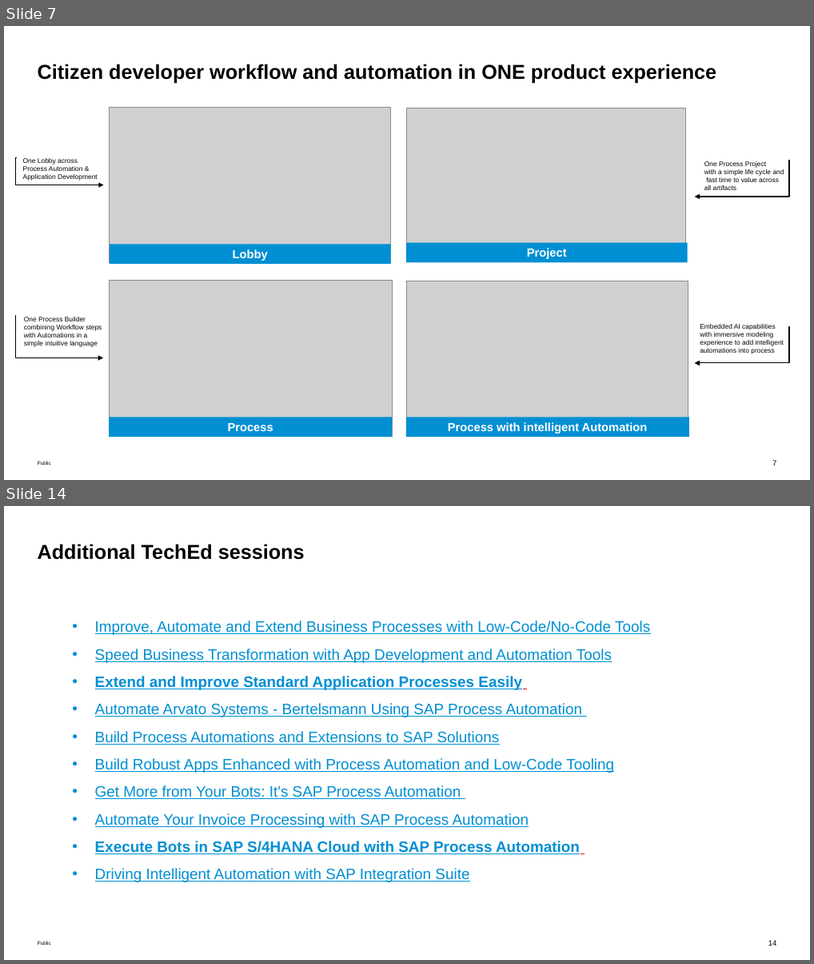
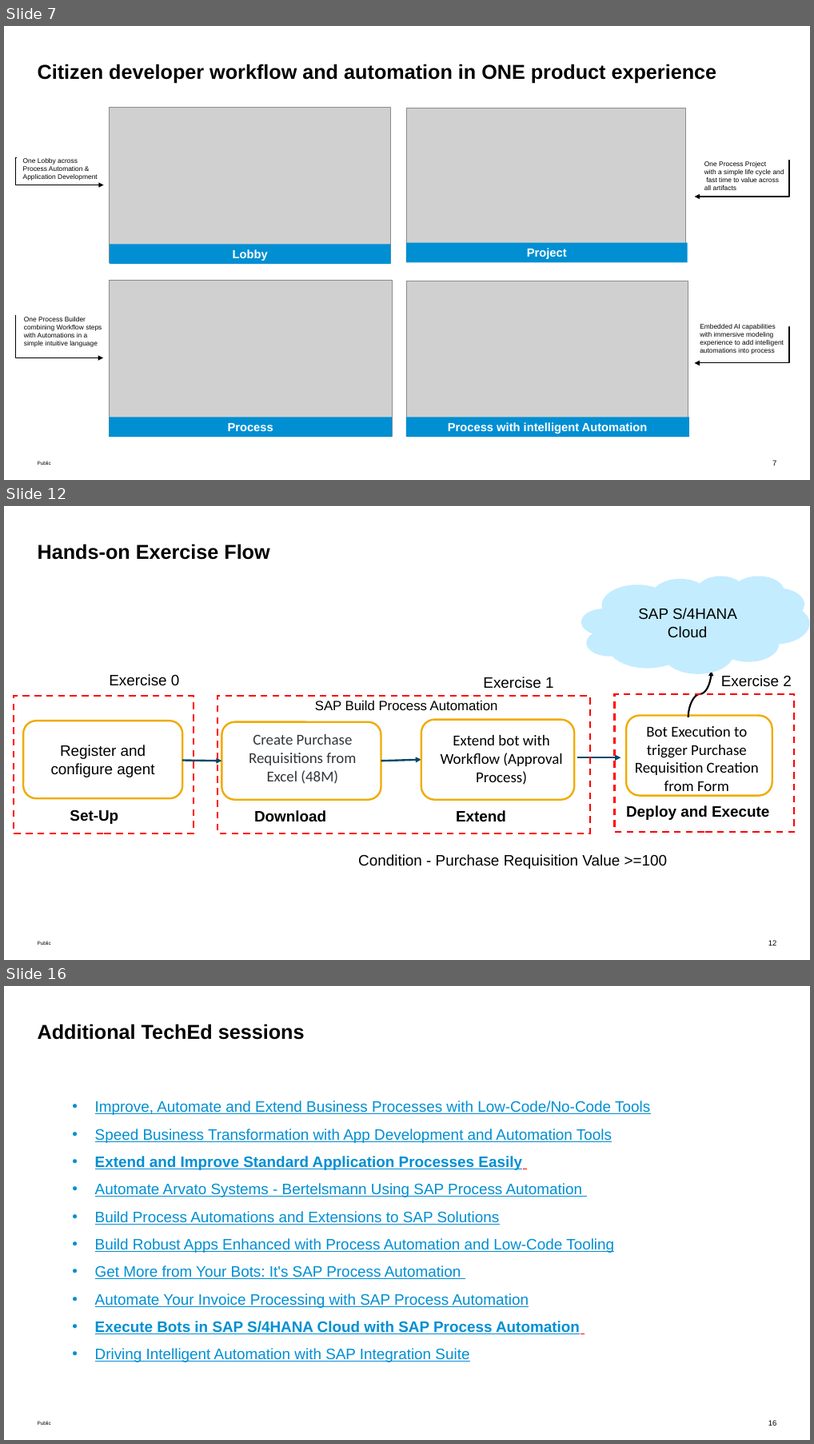
Before and after one commit to SAP-samples/teched2022-DT262, a slide deck: exercises/DT262-Execute Bots Rapidly in SAP S4HANA Cloud with SAP Build Process Automation.pptx. Shown one above the other, each under a label of ours: slides 7 and 14 before the commit, slides 7, 12 and 16 after it; the slides between them are not shown. The pictures are 814x964 and 814x1444 pixels, drawn with LibreOffice and Linux fonts; fonts in the diff are those of the drawing; grey boxes stand for pictures. Boxes give left, top, right and bottom in pixels: in the first picture for what was removed or moved away, otherwise in the second. Text is boxed around its words. In the diff, an @@ line names an element or a change of style, - is before the commit and + after.

```diff
--- a/exercises/DT262-Execute Bots Rapidly in SAP S4HANA Cloud with SAP Build Process Automation.pptx
+++ b/exercises/DT262-Execute Bots Rapidly in SAP S4HANA Cloud with SAP Build Process Automation.pptx
@@ slide 12 added at [4,506,810,960], background #FFFFFF; not listed: 2 template elements that a slide beside it also shows @@
@@ title added at [38,544,270,560], 24 pt, text #000000, bold @@
+Hands-on Exercise Flow
@@ cloud added at [582,576,809,673], fill #C3ECFF, 18 pt, text #000000 @@
+SAP S/4HANA Cloud
@@ curved arrow added from (688, 717) to (712, 671), #000000 2 pt @@
@@ rectangle added at [14,696,194,833], outline #FF0000 2 pt dashed @@
@@ text added at [109,674,180,686], 18 pt, text #000000 @@
+Exercise 0
@@ rectangle added at [218,696,590,833], outline #FF0000 2 pt dashed @@
@@ text added at [483,676,554,688], 18 pt, text #000000 @@
+Exercise 1
@@ rectangle added at [614,694,794,832], outline #FF0000 2 pt dashed @@
@@ text added at [722,675,792,687], 18 pt, text #000000 @@
+Exercise 2
@@ rounded rectangle added at [23,720,183,798], fill #FFFFFF, outline #F0AB00 2.25 pt, 18 pt, text #000000 @@
+Register and configure agent
@@ text added at [315,700,498,710], 16 pt, text #000000 @@
+SAP Build Process Automation
@@ rounded rectangle added at [421,720,574,799], fill #FFFFFF, outline #F0AB00 2.25 pt @@
@@ rounded rectangle added at [626,715,773,795], fill #FFFFFF, outline #F0AB00 2.25 pt @@
@@ rounded rectangle added at [222,722,382,799], fill #FFFFFF, outline #F0AB00 2.25 pt @@
@@ text added at [249,734,356,784], 18 pt, text #32363A @@
+Create Purchase Requisitions from Excel (48M)
@@ text added at [441,735,562,784], 18 pt, text #000000 @@
+Extend bot with Workflow (Approval Process)
@@ text added at [635,726,759,795], 18 pt, text #000000 @@
+Bot Execution to trigger Purchase Requisition Creation from Form
@@ arrow added from (182, 760) to (222, 760), #00476A 2.25 pt @@
@@ arrow added from (382, 760) to (421, 760), #00476A 2.25 pt @@
@@ arrow added from (577, 757) to (621, 757), #00476A 2.25 pt @@
@@ text added at [70,809,118,824], 18 pt, text #000000, bold @@
+Set-Up
@@ text added at [254,810,326,822], 18 pt, text #000000, bold @@
+Download
@@ text added at [456,810,506,822], 18 pt, text #000000, bold @@
+Extend
@@ text added at [626,805,770,820], 18 pt, text #000000, bold @@
+Deploy and Execute
@@ text added at [358,854,668,868], 18 pt, text #000000 @@
+Condition - Purchase Requisition Value >=100
@@ what was slide 14 is now slide 16 @@
@@ page number at [769,1420,778,1425]: text changed @@
-14
+16
```
Also in this commit, not shown: 3 slides changed, 4 other slides added, 4 slides removed.
